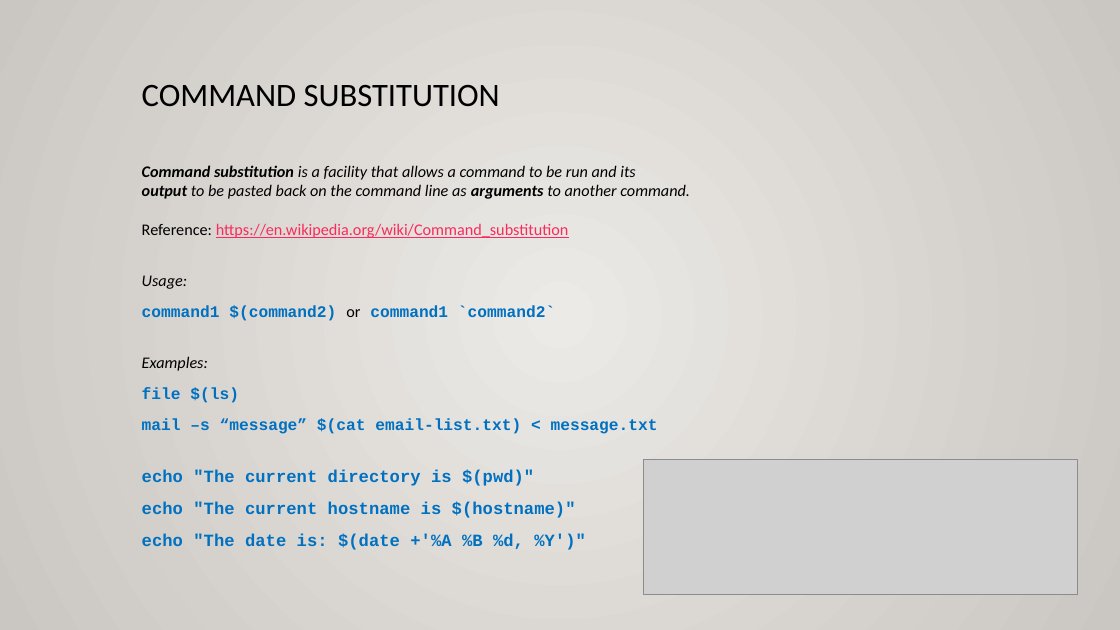
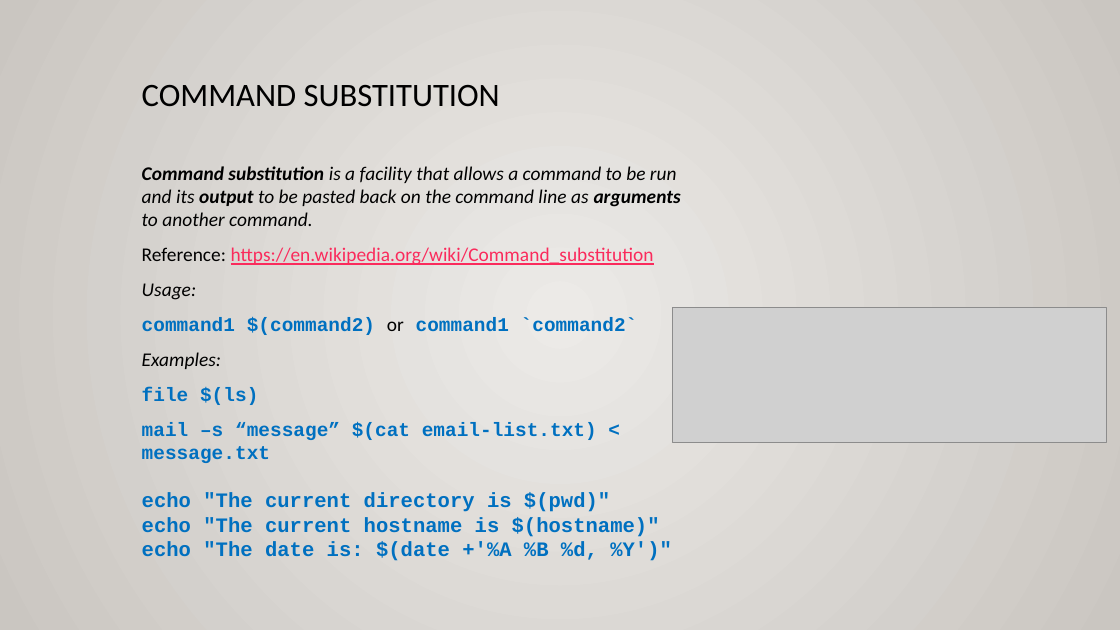
Before and after one commit to ULI101/slides, a slide deck: slide 11 of ULI101-11.2.pptx. Drawn at 1120x630 pixels with LibreOffice and Linux fonts; fonts in the diff are those of the drawing; grey boxes stand for pictures. Boxes give left, top, right and bottom in pixels: in the first picture for what was removed or moved away, otherwise in the second. Text is boxed around its words. In the diff, an @@ line names an element or a change of style, - is before the commit and + after.

```diff
--- a/ULI101-11.2.pptx
+++ b/ULI101-11.2.pptx
@@ text at <box>142,166,681,265</box>: text changed; size 13.9 to 16.6 pt @@
-Command substitution is a facility that allows a command to be run and its
-output to be pasted back on the command line as arguments to another command.
-Reference: https://en.wikipedia.org/wiki/Command_substitution
+Command substitution is a facility that allows a command to be run and its output to be pasted back on the command line as arguments to another command.
+Reference: https://en.wikipedia.org/wiki/Command_substitution
@@ text at <box>142,283,672,561</box>: size 13.9 to 16.6 pt in "Usage:", "command1 $(command2) or command1 `command2`", "Examples:", "file $(ls)" and 1 more places; size 14.7 to 17.6 pt in "echo "The current directory is $(pwd)"", "echo "The current hostname is $(hostname)"", "echo "The date is: $(date +'%A %B ..."; less space between paragraphs @@
@@ picture: place and size @@
-picture at <box>644,460,1078,594</box>
+picture at <box>673,308,1107,443</box>
```
Also in this commit, not shown: 29 other slides changed, 3 other files.
